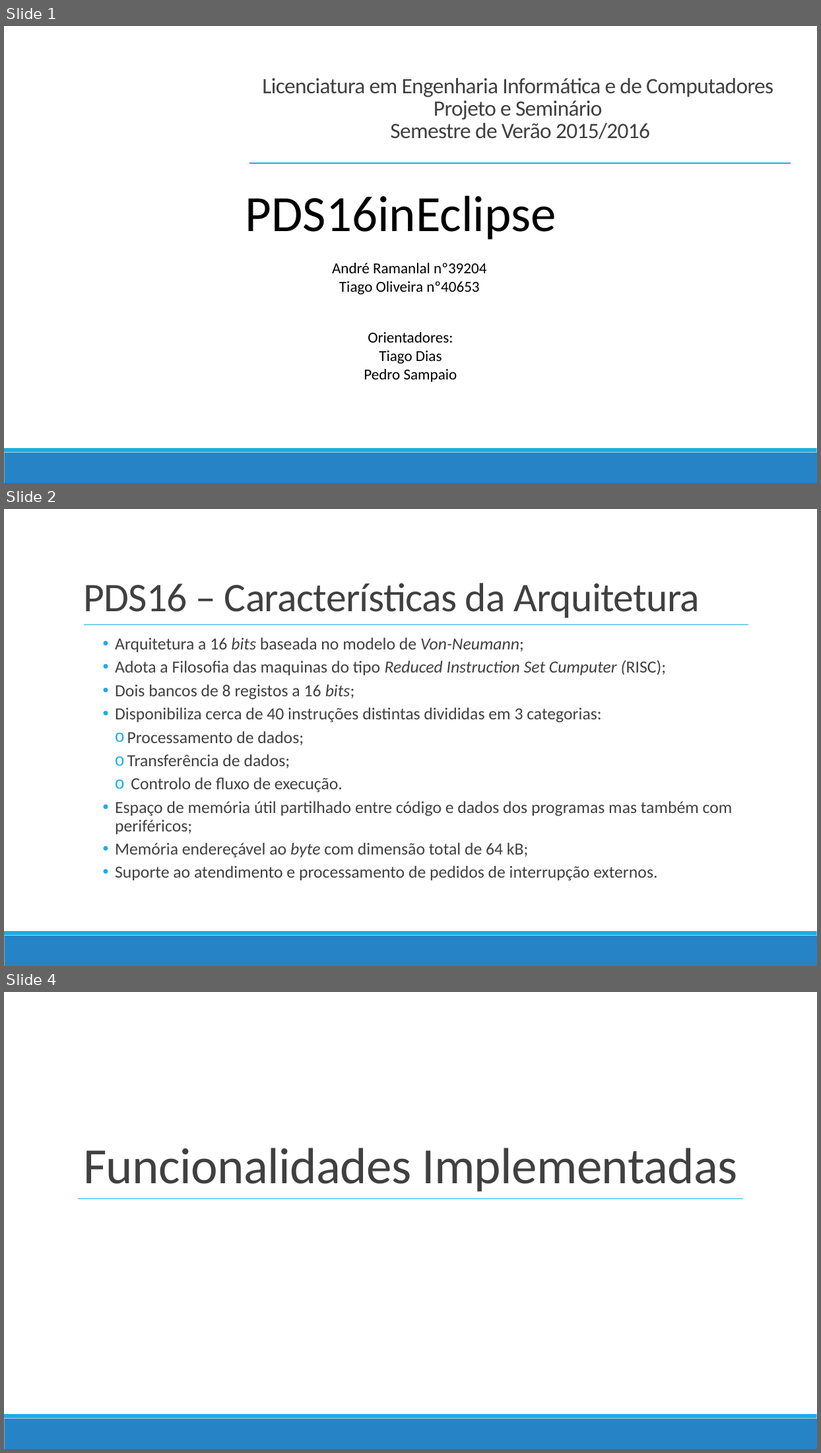
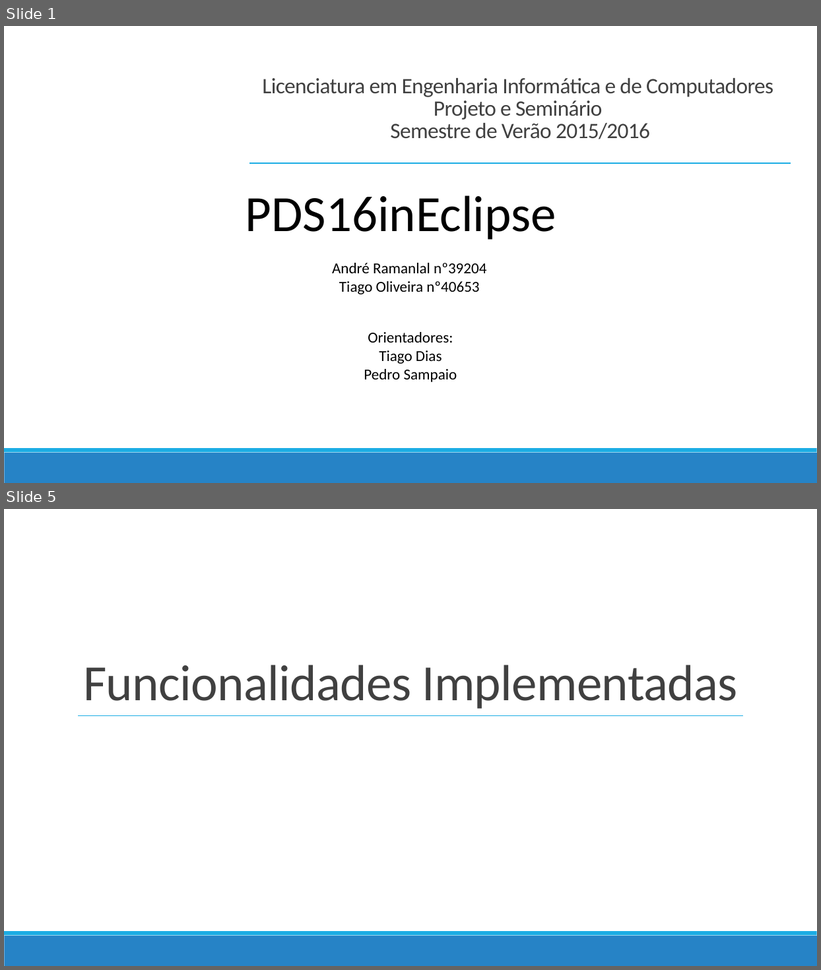
Before and after one commit to TiagoJVO/PDS16inEclipse, a slide deck: Apresentação final/PDS16inEclipse.pptx. Shown one above the other, each under a label of ours: slides 1, 2 and 4 before the commit, slides 1 and 5 after it; the slides between them are not shown. The pictures are 821x1453 and 821x970 pixels, drawn with LibreOffice and Linux fonts; fonts in the diff are those of the drawing; background and template pictures are left out. Boxes give left, top, right and bottom in pixels: in the first picture for what was removed or moved away, otherwise in the second. Text is boxed around its words. In the diff, an @@ line names an element or a change of style, - is before the commit and + after.

```diff
--- a/Apresentação final/PDS16inEclipse.pptx
+++ b/Apresentação final/PDS16inEclipse.pptx
@@ slide 2 removed at [4,509,817,966], background #FFFFFF; not listed: 2 template elements that a slide beside it also shows @@
@@ title removed at [83,583,700,618] @@
-PDS16 – Características da Arquitetura
@@ line removed from (84, 625) to (748, 625) @@
@@ text removed at [115,638,733,881] @@
-    • Arquitetura a 16 bits baseada no modelo de Von-Neumann;
-    • Adota a Filosofia das maquinas do tipo Reduced Instruction Set Cumputer (RISC);
-    • Dois bancos de 8 registos a 16 bits;
-    • Disponibiliza cerca de 40 instruções distintas divididas em 3 categorias:
-      o Processamento de dados;
-      o Transferência de dados;
-      o Controlo de fluxo de execução.
-    • Espaço de memória útil partilhado entre código e dados dos programas mas também com periféricos;
-    • Memória endereçável ao byte com dimensão total de 64 kB;
-    • Suporte ao atendimento e processamento de pedidos de interrupção externos.
@@ what was slide 4 is now slide 5 @@
```
Also in this commit, not shown: 2 slides changed, 13 slides added, 5 other slides removed, 11 other files.
